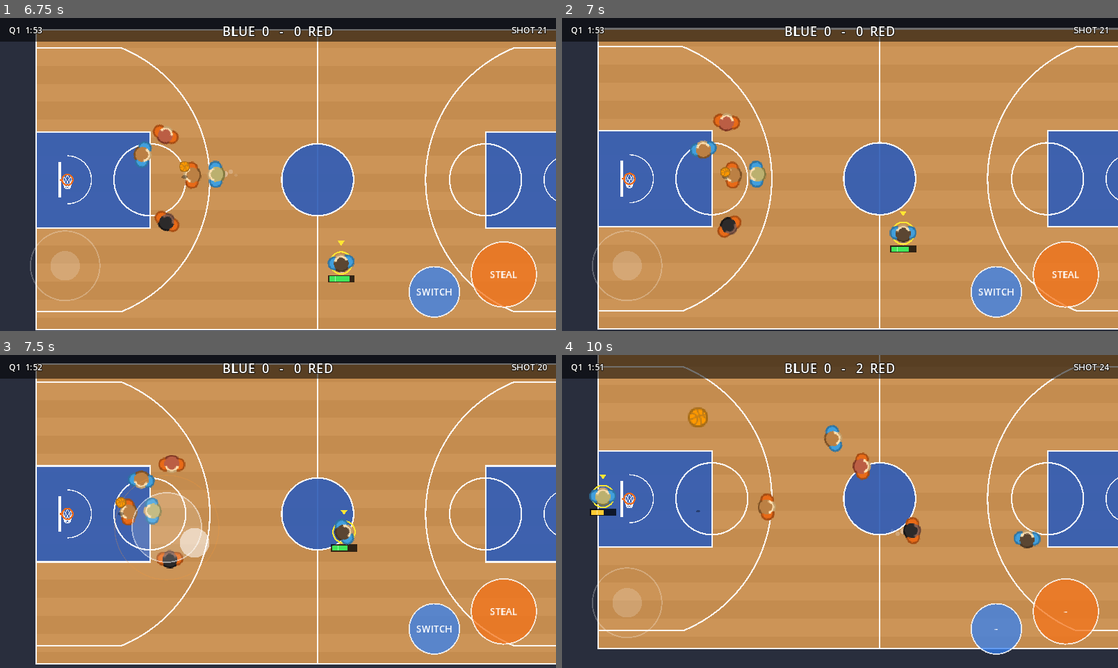
Above: before the commit, frames 1-4 (two rows, left to right).
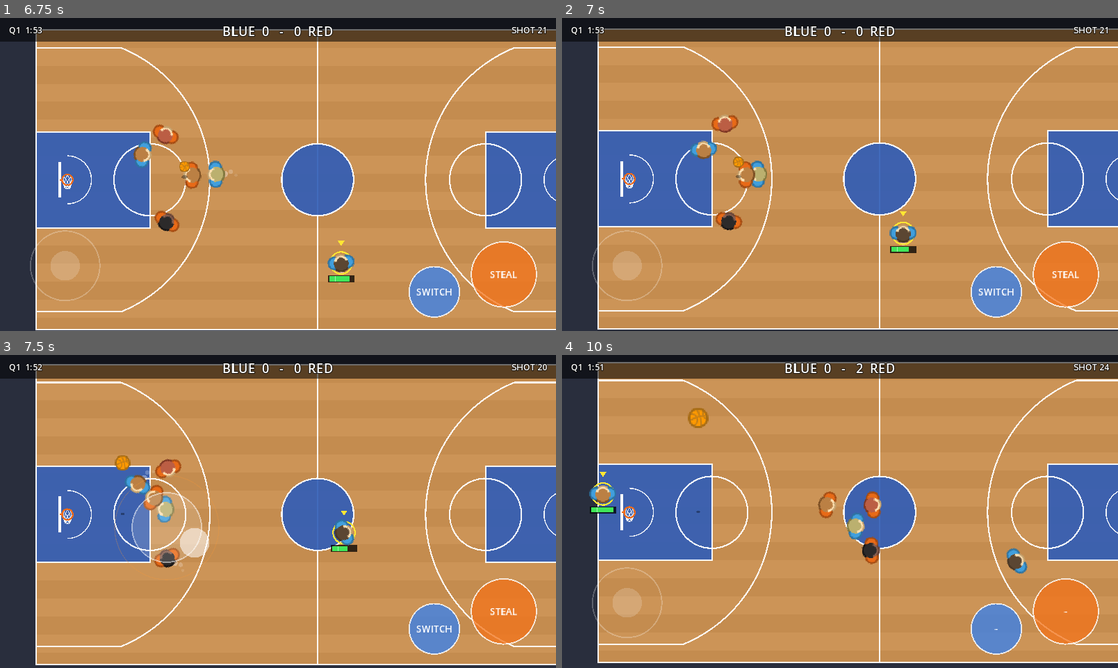
Above: after the commit, the same moments.

Repository: Kirmalo/road-trip-hoops
Game: Godot game, scene res://main.tscn
Two runs of this game, one before a commit and one after it. Both use one fixed random seed, a clock stepped at 60 frames per second and the inputs below.
Inputs (mouse positions are in pixels of both pictures, inside the frame that each line leads up to):
- Up to frame 1 (6.75 s): tap Enter at 0.5 s; move the mouse to (400, 158) at 0.52 s; hold D 0.53-1.25 s; tap J at 0.6, 5.1 s; click (400, 158) at 0.67 s; tap Space at 0.77, 3.77 s; drag from (166, 190) to (250, 237) at 1.27 s; move the mouse to (333, 105) at 2.02 s; hold D 2.03-2.75 s; hold Shift 2.03-2.75 s; drag from (250, 237) to (111, 127) at 2.77 s; move the mouse to (444, 221) at 3.52 s; hold A 3.53-4.25 s; tap K at 3.6 s; drag from (111, 127) to (194, 96) at 4.27 s; move the mouse to (305, 174) at 5.02 s; hold S 5.03-5.75 s; click (305, 174) at 5.17 s; drag from (194, 96) to (166, 190) at 5.77 s; move the mouse to (400, 158) at 6.52 s; hold W from 6.53 s (still down); hold Shift from 6.53 s (still down)
- Up to frame 2 (7 s): keep holding W; keep holding Shift; tap Space at 6.77 s
- Up to frame 3 (7.5 s): release W at 7.25 s; release Shift at 7.25 s; drag from (166, 527) to (250, 574) at 7.27 s
- Up to frame 4 (10 s): move the mouse to (895, 442) at 8.02 s; hold S 8.03-8.75 s; tap K at 8.1 s; drag from (812, 574) to (673, 464) at 8.77 s; move the mouse to (1006, 558) at 9.52 s; hold W from 9.53 s (still down); tap J at 9.6 s; click (1006, 558) at 9.67 s; tap Space at 9.77 s

Frame 1 is identical in both runs. In frame 2, 1.3% of the frame differs, in the area x 6-100%, y 3-94%; in frame 3, 3.2%; in frame 4, 16%, in the area x 4-100%, y 0-99%.

Commit message:
P2-02: CPU pull-up jumpers and occasional deep threes (R1)
- handler_ai literals moved to named CPU_* constants (same values).
- Pull-up rule: 12-22 ft, defender 3+ ft off or behind, CPU_PULLUP_CHANCE per
  decision; deep three beyond the arc inside 28 ft with 4+ ft of room,
  CPU_THREE_CHANCE. Both use the normal start_shot jumper path.
- Stats: pullups_t0/_t1, cpu_threes, jumpers_t0/_t1, jumper_makes_t0/_t1,
  jumper_threes_t0/_t1, jumper_three_makes_t0/_t1, jumper_d<5 ft band>.

Co-Authored-By: Claude Opus 5.5 <noreply@anthropic.com>
Claude-Session: https://claude.ai/code/session_01K8WPuYbTD1xrCASynmgFd3

Diff:
--- a/scripts/player.gd
+++ b/scripts/player.gd
@@ -98,6 +98,28 @@
 const CPU_FINISH_FT := 4.5        # CPU handler finishes at the rim inside this (any speed)
 const CPU_LAYUP_CHANCE := 0.45    # CPU entering LAYUP_RANGE with a defender close: chance it pulls up for a layup
 const CPU_LAYUP_OPEN_CHANCE := 0.15  # same with nobody close (otherwise it keeps going for the dunk)
+
+# ---- CPU ball handler decisions (tuning; one roll per decision, every CPU_DECIDE_MIN..MAX s) ----
+const CPU_DECIDE_MIN := 0.3       # seconds between handler decisions
+const CPU_DECIDE_MAX := 0.5
+const CPU_CLOCK_SHOOT := 4.0      # shot clock under this: shoot from anywhere inside CPU_CLOCK_SHOOT_FT
+const CPU_CLOCK_SHOOT_FT := 32.0
+const CPU_GOOD_SHOT_P := 0.40     # make chance above this with the defender CPU_GOOD_SHOT_OPEN_FT off: shoot...
+const CPU_GOOD_SHOT_OPEN_FT := 4.0
+const CPU_GOOD_SHOT_CHANCE := 0.5 # ...with this chance
+const CPU_OPEN_SHOT_FT := 6.0     # wide open (defender this far off) inside CPU_OPEN_SHOT_RANGE: shoot...
+const CPU_OPEN_SHOT_RANGE := 26.0
+const CPU_OPEN_SHOT_CHANCE := 0.3 # ...with this chance
+const CPU_PASS_CHANCE := 0.15     # otherwise, chance to look for an open teammate
+const CPU_PASS_OPEN_EDGE := 2.0   # a teammate must be this many feet more open than me
+# pull-up jumpers (R1): mid-range off the dribble when the defender gives room or is beaten
+const CPU_PULLUP_MIN_FT := 12.0   # pull-up range from the rim
+const CPU_PULLUP_MAX_FT := 22.0
+const CPU_PULLUP_ROOM_FT := 3.0   # defender at least this far off (or behind me) to pull up
+const CPU_PULLUP_CHANCE := 0.28   # chance per decision when a pull-up is on
+const CPU_THREE_MAX_FT := 28.0    # deep pull-up: beyond the arc but inside this
+const CPU_THREE_OPEN_FT := 4.0    # and the defender at least this far off
+const CPU_THREE_CHANCE := 0.25    # chance per decision
 
 var rim_kind := ""                # "dunk" or "layup" while in the air, "" otherwise
 var jump_t := 0.0                 # seconds since take-off
@@ -364,7 +386,20 @@
 	if since_turbo <= TURBO_SHOT_WINDOW and position.distance_to(hoop) > TURBO_SHOT_EXEMPT_FT * game.FT:
 		quality *= TURBO_SHOT_PENALTY
 		game.stat("turbo_jumpers")
+	# jump-shot counters: attempts per team, 5 ft distance bands, threes, and makes
+	var counted := has_ball()
+	var three: bool = game.is_three(position, hoop)
+	if counted:
+		game.stat("jumpers_t%d" % team)
+		game.stat("jumper_d%d" % int(position.distance_to(hoop) / game.FT / 5.0))
+		if three:
+			game.stat("jumper_threes_t%d" % team)
 	game.release_shot(self, quality)
+	var ball = game.ball
+	if counted and ball.state == ball.SHOT and ball.shot_made:
+		game.stat("jumper_makes_t%d" % team)
+		if three:
+			game.stat("jumper_three_makes_t%d" % team)
 
 func green_lo() -> float:
 	return FIRE_GREEN_LO if on_fire else GREEN_LO
@@ -520,11 +555,13 @@
 	# drive to the rim, sidestepping a defender who is in the way
 	target = hoop + Vector2(game.inward(hoop) * 3.0 * FT, 0)
 	var d: Vector2 = to_hoop.normalized()
-	var def = game.nearest_opponent(self)
+	var guard = game.nearest_opponent(self)
 	var open_ft := 99.0
-	if def != null:
-		var r: Vector2 = def.position - position
+	var guard_behind := false         # nearest defender is not between me and the hoop
+	if guard != null:
+		var r: Vector2 = guard.position - position
 		open_ft = r.length() / FT
+		guard_behind = r.dot(d) <= 0.0
 		if open_ft < 5.0 and r.dot(d) > 0.0:
 			var side := 1.0 if d.cross(r) > 0.0 else -1.0
 			target = position + (d * 0.4 - d.orthogonal() * side) * 120.0
@@ -545,19 +582,28 @@
 	decision_timer -= delta
 	if decision_timer > 0.0:
 		return
-	decision_timer = game.rng.randf_range(0.3, 0.5)
+	decision_timer = game.rng.randf_range(CPU_DECIDE_MIN, CPU_DECIDE_MAX)
 	var p: float = game.shot_probability(self, 1.0)
+	var three: bool = game.is_three(position, hoop)
 	if dist_ft < CPU_FINISH_FT:
 		start_shot()
-	elif game.shot_clock < 4.0 and dist_ft < 32.0:
+	elif game.shot_clock < CPU_CLOCK_SHOOT and dist_ft < CPU_CLOCK_SHOOT_FT:
 		start_shot()
-	elif p > 0.40 and open_ft > 4.0 and game.rng.randf() < 0.5:
+	elif dist_ft >= CPU_PULLUP_MIN_FT and dist_ft <= CPU_PULLUP_MAX_FT and not three \
+			and (open_ft >= CPU_PULLUP_ROOM_FT or guard_behind) and game.rng.randf() < CPU_PULLUP_CHANCE:
+		game.stat("pullups_t%d" % team)
 		start_shot()
-	elif open_ft > 6.0 and dist_ft < 26.0 and game.rng.randf() < 0.3:
+	elif three and dist_ft <= CPU_THREE_MAX_FT and open_ft >= CPU_THREE_OPEN_FT \
+			and game.rng.randf() < CPU_THREE_CHANCE:
+		game.stat("cpu_threes")
 		start_shot()
-	elif game.rng.randf() < 0.15:
+	elif p > CPU_GOOD_SHOT_P and open_ft > CPU_GOOD_SHOT_OPEN_FT and game.rng.randf() < CPU_GOOD_SHOT_CHANCE:
+		start_shot()
+	elif open_ft > CPU_OPEN_SHOT_FT and dist_ft < CPU_OPEN_SHOT_RANGE and game.rng.randf() < CPU_OPEN_SHOT_CHANCE:
+		start_shot()
+	elif game.rng.randf() < CPU_PASS_CHANCE:
 		var best = null
-		var best_open := open_ft + 2.0
+		var best_open := open_ft + CPU_PASS_OPEN_EDGE
 		for mate in game.teams[team]:
 			if mate == self or not game.in_frontcourt(mate.position, team):
 				continue
